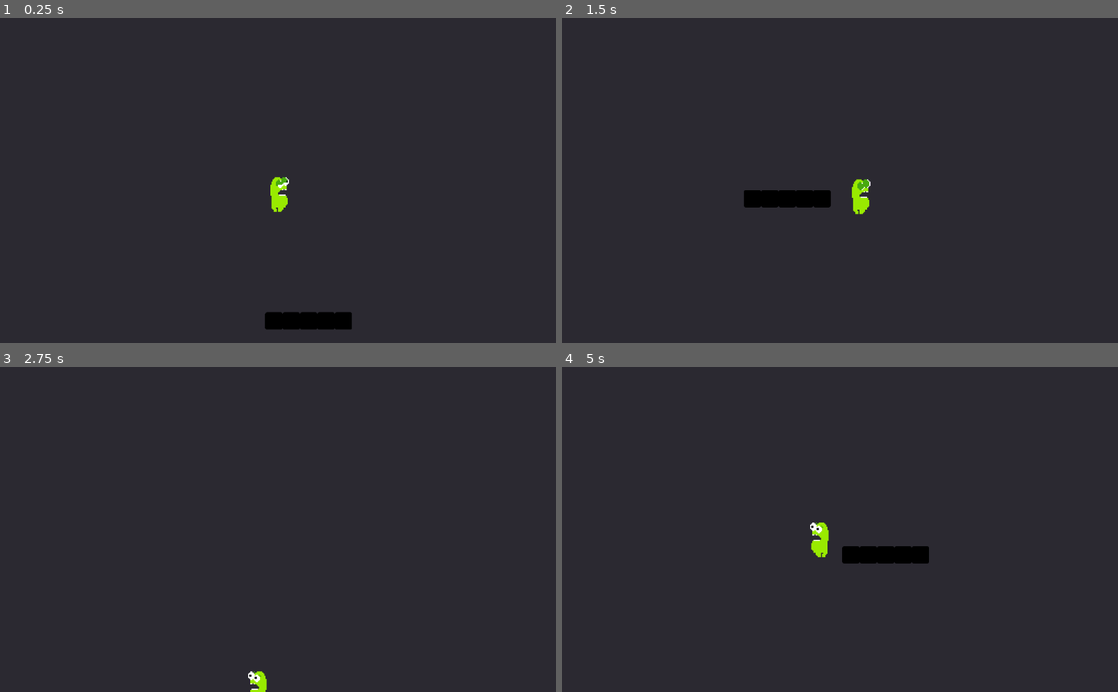
Above: before the commit, frames 1-4 (two rows, left to right).
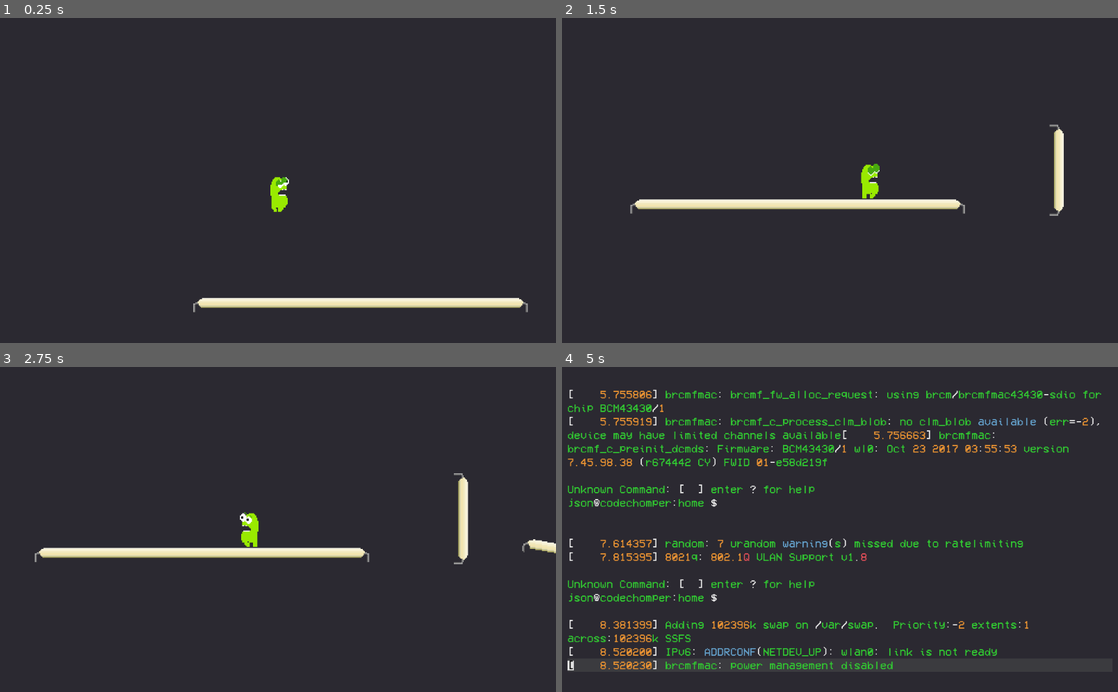
Above: after the commit, the same moments.

Repository: CodeChomper/LDJam45
Game: Godot game, scene res://Scenes/CodeChomper.tscn
Two runs of this game, one before a commit and one after it. Both use one fixed random seed, a clock stepped at 60 frames per second and the inputs below. This scene is started directly instead of the project's main scene. The engine's default icon, where the game draws it, is replaced by a stand-in: a white triangle on a blue panel in a dark square.
Inputs (mouse positions are in pixels of both pictures, inside the frame that each line leads up to):
- Up to frame 1 (0.25 s): no input
- Up to frame 2 (1.5 s): tap Enter (ui_accept) at 0.5, 0.6, 0.77, 1.07 s; move the mouse to (962, 164) at 0.52 s; hold Right (ui_right) from 0.53 s (still down); click (962, 164) at 0.67 s; move the mouse to (728, 196) at 1.27 s; tap Backspace (Delete) at 1.35 s
- Up to frame 3 (2.75 s): tap Enter (ui_accept) at 1.52, 1.55, 1.82, 2.1 s; move the mouse to (333, 458) at 2.02 s; release Right (ui_right) at 2.03 s; hold Left (ui_left) from 2.03 s (still down)
- Up to frame 4 (5 s): move the mouse to (812, 594) at 2.77 s; release Left (ui_left) at 2.78 s; hold Right (ui_right) 2.78-4.28 s; tap Backspace (Delete) at 2.85, 4.35 s; click (812, 594) at 2.92 s; tap Enter (ui_accept) at 3.02, 3.05, 3.32, 3.6, 3.77, 4.07, 4.52, 4.55, 4.82 s; move the mouse to (1006, 578) at 3.52 s; tap Escape (ui_cancel) at 4.15 s; move the mouse to (673, 480) at 4.27 s; hold Left (ui_left) from 4.28 s (still down)

The runs differ from the first frame. In frame 1, 2.7% of the frame differs, in the area x 34-95%, y 86-96%; in frame 2, 3.2%; in frame 3, 3.0%; in frame 4, 9.8%, in the area x 1-97%, y 6-94%.

Commit message:
Game almost done

Diff:
--- /dev/null
+++ b/CodeChomper/Scripts/End.gd
@@ -0,0 +1,18 @@
+extends Sprite
+
+# Declare member variables here. Examples:
+# var a = 2
+# var b = "text"
+
+# Called when the node enters the scene tree for the first time.
+func _ready():
+	pass # Replace with function body.
+
+# Called every frame. 'delta' is the elapsed time since the previous frame.
+#func _process(delta):
+#	pass
+
+
+func _on_Area2D_area_entered(area):
+	print("game over")
+	pass # Replace with function body.
--- /dev/null
+++ b/CodeChomper/Scripts/EndGame.gd
@@ -0,0 +1,5 @@
+extends RichTextLabel
+
+func _input(event):
+	if Input.is_action_pressed("ui_cancel"):
+		Global.goto_scene("res://Scenes/Console.tscn")
--- a/CodeChomper/Scripts/Player.gd
+++ b/CodeChomper/Scripts/Player.gd
@@ -2,8 +2,8 @@
 
 # https://youtu.be/BfQGXtlmE7k?t=324
 const GRAVITY = 20
-const SPEED = 200
-const JUMP_HEIGHT = -500
+const SPEED = 300
+const JUMP_HEIGHT = -600
 const UP = Vector2(0,-1)
 var motion = Vector2()
 var anim
@@ -12,6 +12,13 @@
 	print("ready")
 	anim = get_node("ChomperSprite")
 	anim.play()
+
+func _input(event):
+	if Input.is_action_just_pressed("ui_cancel"):
+		print("going back to console")
+		Global.goto_scene("res://Scenes/Console.tscn")
+
+
 
 func _physics_process(delta):
 	motion.y += GRAVITY
@@ -50,3 +57,7 @@
 
 	motion = move_and_slide(motion, UP)
 	pass
+
+func _on_Area2D_area_entered(area):
+	yield(get_tree().create_timer(0.4),"timeout")
+	queue_free()
--- a/Scenes/CodeChomper.tscn
+++ b/Scenes/CodeChomper.tscn
@@ -1,33 +1,40 @@
-[gd_scene load_steps=19 format=2]
-
-[ext_resource path="res://CodeChomper/Scripts/Player.gd" type="Script" id=1]
-[ext_resource path="res://CodeChomper/Images/Chomper1.png" type="Texture" id=2]
-[ext_resource path="res://CodeChomper/Images/Chomper2.png" type="Texture" id=3]
-[ext_resource path="res://CodeChomper/Images/Chomper3.png" type="Texture" id=4]
-[ext_resource path="res://CodeChomper/Images/Chomper4.png" type="Texture" id=5]
-[ext_resource path="res://CodeChomper/Images/Chomper5.png" type="Texture" id=6]
-[ext_resource path="res://CodeChomper/Images/Chomper6.png" type="Texture" id=7]
-[ext_resource path="res://CodeChomper/Images/ChomperEyeLids1.png" type="Texture" id=8]
-[ext_resource path="res://CodeChomper/Images/ChomperEyeLids2.png" type="Texture" id=9]
-[ext_resource path="res://CodeChomper/Images/ChomperEyeLids3.png" type="Texture" id=10]
-[ext_resource path="res://CodeChomper/Images/ChomperEyeLids4.png" type="Texture" id=11]
-[ext_resource path="res://CodeChomper/Images/ChomperEyeLids5.png" type="Texture" id=12]
-[ext_resource path="res://CodeChomper/Scripts/EyeLids.gd" type="Script" id=13]
-[ext_resource path="res://icon.png" type="Texture" id=14]
+[gd_scene load_steps=34 format=2]
+
+[ext_resource path="res://CodeChomper/Images/Checkers.png" type="Texture" id=1]
+[ext_resource path="res://CodeChomper/Scripts/End.gd" type="Script" id=2]
+[ext_resource path="res://CodeChomper/Scripts/Player.gd" type="Script" id=3]
+[ext_resource path="res://CodeChomper/Images/Chomper1.png" type="Texture" id=4]
+[ext_resource path="res://CodeChomper/Images/Chomper2.png" type="Texture" id=5]
+[ext_resource path="res://CodeChomper/Images/Chomper3.png" type="Texture" id=6]
+[ext_resource path="res://CodeChomper/Images/Chomper4.png" type="Texture" id=7]
+[ext_resource path="res://CodeChomper/Images/Chomper5.png" type="Texture" id=8]
+[ext_resource path="res://CodeChomper/Images/Chomper6.png" type="Texture" id=9]
+[ext_resource path="res://CodeChomper/Images/ChomperEyeLids1.png" type="Texture" id=10]
+[ext_resource path="res://CodeChomper/Images/ChomperEyeLids2.png" type="Texture" id=11]
+[ext_resource path="res://CodeChomper/Images/ChomperEyeLids3.png" type="Texture" id=12]
+[ext_resource path="res://CodeChomper/Images/ChomperEyeLids4.png" type="Texture" id=13]
+[ext_resource path="res://CodeChomper/Images/ChomperEyeLids5.png" type="Texture" id=14]
+[ext_resource path="res://CodeChomper/Scripts/EyeLids.gd" type="Script" id=15]
+[ext_resource path="res://CodeChomper/Images/TubeTiles.png" type="Texture" id=16]
+[ext_resource path="res://Fonts/VCR.ttf" type="DynamicFontData" id=17]
+[ext_resource path="res://CodeChomper/Scripts/EndGame.gd" type="Script" id=18]
+
+[sub_resource type="RectangleShape2D" id=13]
+extents = Vector2( 128, 128 )
 
 [sub_resource type="SpriteFrames" id=1]
 animations = [ {
-"frames": [ ExtResource( 2 ), ExtResource( 3 ), ExtResource( 4 ), ExtResource( 5 ) ],
+"frames": [ ExtResource( 4 ), ExtResource( 5 ), ExtResource( 6 ), ExtResource( 7 ) ],
 "loop": true,
 "name": "Walking",
 "speed": 10.0
 }, {
-"frames": [ ExtResource( 4 ) ],
+"frames": [ ExtResource( 6 ) ],
 "loop": true,
 "name": "Jumping",
 "speed": 5.0
 }, {
-"frames": [ ExtResource( 6 ), ExtResource( 7 ) ],
+"frames": [ ExtResource( 8 ), ExtResource( 9 ) ],
 "loop": true,
 "name": "Standing",
 "speed": 5.0
@@ -35,27 +42,181 @@
 
 [sub_resource type="SpriteFrames" id=4]
 animations = [ {
-"frames": [ ExtResource( 8 ), ExtResource( 9 ), ExtResource( 10 ), ExtResource( 11 ), ExtResource( 12 ), ExtResource( 11 ), ExtResource( 10 ), ExtResource( 9 ), ExtResource( 8 ) ],
+"frames": [ ExtResource( 10 ), ExtResource( 11 ), ExtResource( 12 ), ExtResource( 13 ), ExtResource( 14 ), ExtResource( 13 ), ExtResource( 12 ), ExtResource( 11 ), ExtResource( 10 ) ],
 "loop": false,
 "name": "Blink",
 "speed": 10.0
 } ]
 
+[sub_resource type="CapsuleShape2D" id=14]
+radius = 8.19678
+height = 18.0022
+
 [sub_resource type="CapsuleShape2D" id=2]
 radius = 14.3703
 height = 39.6403
 
-[sub_resource type="RectangleShape2D" id=3]
-extents = Vector2( 31.8986, 31.8961 )
+[sub_resource type="ConvexPolygonShape2D" id=6]
+points = PoolVector2Array( 28, 22, 64, 22, 64, 40, 26, 40, 22, 40, 22, 22 )
+
+[sub_resource type="ConvexPolygonShape2D" id=7]
+points = PoolVector2Array( 0, 22, 64, 22, 64, 40, 0, 40 )
+
+[sub_resource type="ConvexPolygonShape2D" id=8]
+points = PoolVector2Array( 36, 22, 42, 22, 42, 40, 38, 40, 0, 40, 0, 22 )
+
+[sub_resource type="ConvexPolygonShape2D" id=9]
+points = PoolVector2Array( 26, 8, 34, 6, 64, 12, 64, 30, 28, 24, 26, 18 )
+
+[sub_resource type="ConvexPolygonShape2D" id=10]
+points = PoolVector2Array( 0, 12, 64, 22, 64, 40, 0, 30 )
+
+[sub_resource type="ConvexPolygonShape2D" id=11]
+points = PoolVector2Array( 0, 22, 64, 12, 64, 30, 0, 40 )
+
+[sub_resource type="ConvexPolygonShape2D" id=12]
+points = PoolVector2Array( 30, 6, 38, 8, 36, 24, 0, 30, 0, 12 )
+
+[sub_resource type="TileSet" id=5]
+0/name = "TubeTiles.png 0"
+0/texture = ExtResource( 16 )
+0/tex_offset = Vector2( 0, 0 )
+0/modulate = Color( 1, 1, 1, 1 )
+0/region = Rect2( 64, 0, 64, 64 )
+0/tile_mode = 0
+0/occluder_offset = Vector2( 0, 0 )
+0/navigation_offset = Vector2( 0, 0 )
+0/shapes = [ {
+"autotile_coord": Vector2( 0, 0 ),
+"one_way": false,
+"one_way_margin": 1.0,
+"shape": SubResource( 6 ),
+"shape_transform": Transform2D( 1, 0, 0, 1, 0, 0 )
+} ]
+0/z_index = 0
+1/name = "TubeTiles.png 1"
+1/texture = ExtResource( 16 )
+1/tex_offset = Vector2( 0, 0 )
+1/modulate = Color( 1, 1, 1, 1 )
+1/region = Rect2( 128, 0, 64, 64 )
+1/tile_mode = 0
+1/occluder_offset = Vector2( 0, 0 )
+1/navigation_offset = Vector2( 0, 0 )
+1/shapes = [ {
+"autotile_coord": Vector2( 0, 0 ),
+"one_way": false,
+"one_way_margin": 1.0,
+"shape": SubResource( 7 ),
+"shape_transform": Transform2D( 1, 0, 0, 1, 0, 0 )
+} ]
+1/z_index = 0
+2/name = "TubeTiles.png 2"
+2/texture = ExtResource( 16 )
+2/tex_offset = Vector2( 0, 0 )
+2/modulate = Color( 1, 1, 1, 1 )
+2/region = Rect2( 192, 0, 64, 64 )
+2/tile_mode = 0
+2/occluder_offset = Vector2( 0, 0 )
+2/navigation_offset = Vector2( 0, 0 )
+2/shapes = [ {
+"autotile_coord": Vector2( 0, 0 ),
+"one_way": false,
+"one_way_margin": 1.0,
+"shape": SubResource( 8 ),
+"shape_transform": Transform2D( 1, 0, 0, 1, 0, 0 )
+} ]
+2/z_index = 0
+3/name = "TubeTiles.png 3"
+3/texture = ExtResource( 16 )
+3/tex_offset = Vector2( 0, 0 )
+3/modulate = Color( 1, 1, 1, 1 )
+3/region = Rect2( 256, 0, 64, 64 )
+3/tile_mode = 0
+3/occluder_offset = Vector2( 0, 0 )
+3/navigation_offset = Vector2( 0, 0 )
+3/shapes = [ {
+"autotile_coord": Vector2( 0, 0 ),
+"one_way": false,
+"one_way_margin": 1.0,
+"shape": SubResource( 9 ),
+"shape_transform": Transform2D( 1, 0, 0, 1, 0, 0 )
+} ]
+3/z_index = 0
+4/name = "TubeTiles.png 4"
+4/texture = ExtResource( 16 )
+4/tex_offset = Vector2( 0, 0 )
+4/modulate = Color( 1, 1, 1, 1 )
+4/region = Rect2( 320, 0, 64, 64 )
+4/tile_mode = 0
+4/occluder_offset = Vector2( 0, 0 )
+4/navigation_offset = Vector2( 0, 0 )
+4/shapes = [ {
+"autotile_coord": Vector2( 0, 0 ),
+"one_way": false,
+"one_way_margin": 1.0,
+"shape": SubResource( 10 ),
+"shape_transform": Transform2D( 1, 0, 0, 1, 0, 0 )
+} ]
+4/z_index = 0
+5/name = "TubeTiles.png 5"
+5/texture = ExtResource( 16 )
+5/tex_offset = Vector2( 0, 0 )
+5/modulate = Color( 1, 1, 1, 1 )
+5/region = Rect2( 384, 0, 64, 64 )
+5/tile_mode = 0
+5/occluder_offset = Vector2( 0, 0 )
+5/navigation_offset = Vector2( 0, 0 )
+5/shapes = [ {
+"autotile_coord": Vector2( 0, 0 ),
+"one_way": false,
+"one_way_margin": 1.0,
+"shape": SubResource( 11 ),
+"shape_transform": Transform2D( 1, 0, 0, 1, 0, 0 )
+} ]
+5/z_index = 0
+6/name = "TubeTiles.png 6"
+6/texture = ExtResource( 16 )
+6/tex_offset = Vector2( 0, 0 )
+6/modulate = Color( 1, 1, 1, 1 )
+6/region = Rect2( 448, 0, 64, 64 )
+6/tile_mode = 0
+6/occluder_offset = Vector2( 0, 0 )
+6/navigation_offset = Vector2( 0, 0 )
+6/shapes = [ {
+"autotile_coord": Vector2( 0, 0 ),
+"one_way": false,
+"one_way_margin": 1.0,
+"shape": SubResource( 12 ),
+"shape_transform": Transform2D( 1, 0, 0, 1, 0, 0 )
+} ]
+6/z_index = 0
+
+[sub_resource type="DynamicFont" id=15]
+font_data = ExtResource( 17 )
+
+[sub_resource type="DynamicFont" id=16]
+size = 24
+font_data = ExtResource( 17 )
 
 [node name="Node2D" type="Node2D"]
 
+[node name="Area2D" type="Area2D" parent="."]
+editor/display_folded = true
+position = Vector2( 4859.33, 670.005 )
+
+[node name="End" type="Sprite" parent="Area2D"]
+position = Vector2( 0.000244141, 3.05176e-005 )
+scale = Vector2( 3.25, 3.5 )
+texture = ExtResource( 1 )
+script = ExtResource( 2 )
+
+[node name="CollisionShape2D" type="CollisionShape2D" parent="Area2D"]
+shape = SubResource( 13 )
+
 [node name="KinematicBody2D" type="KinematicBody2D" parent="."]
-position = Vector2( 103.536, 46.2689 )
-script = ExtResource( 1 )
-__meta__ = {
-"_edit_group_": true
-}
+editor/display_folded = true
+position = Vector2( 1698.86, 364.274 )
+script = ExtResource( 3 )
 
 [node name="ChomperSprite" type="AnimatedSprite" parent="KinematicBody2D"]
 scale = Vector2( 2, 2 )
@@ -67,13 +228,18 @@
 frames = SubResource( 4 )
 animation = "Blink"
 frame = 3
-script = ExtResource( 13 )
+script = ExtResource( 15 )
 __meta__ = {
 "_edit_group_": true
 }
 
 [node name="Timer" type="Timer" parent="KinematicBody2D/ChomperSprite/EyeLids"]
 autostart = true
+
+[node name="Area2D" type="Area2D" parent="KinematicBody2D/ChomperSprite"]
+
+[node name="CollisionShape2D" type="CollisionShape2D" parent="KinematicBody2D/ChomperSprite/Area2D"]
+shape = SubResource( 14 )
 
 [node name="CollisionShape2D" type="CollisionShape2D" parent="KinematicBody2D"]
 shape = SubResource( 2 )
@@ -88,76 +254,23 @@
 editor_draw_limits = true
 editor_draw_drag_margin = true
 
-[node name="Level" type="Node" parent="."]
-editor/display_folded = true
-
-[node name="StaticBody2D" type="StaticBody2D" parent="Level"]
-position = Vector2( 96, 320 )
-scale = Vector2( 0.5, 0.5 )
-__meta__ = {
-"_edit_group_": true
-}
-
-[node name="Sprite" type="Sprite" parent="Level/StaticBody2D"]
-modulate = Color( 0, 0, 0, 1 )
-texture = ExtResource( 14 )
-
-[node name="CollisionShape2D" type="CollisionShape2D" parent="Level/StaticBody2D"]
-shape = SubResource( 3 )
-
-[node name="StaticBody2D2" type="StaticBody2D" parent="Level"]
-position = Vector2( 128, 320 )
-scale = Vector2( 0.5, 0.5 )
-__meta__ = {
-"_edit_group_": true
-}
-
-[node name="Sprite" type="Sprite" parent="Level/StaticBody2D2"]
-modulate = Color( 0, 0, 0, 1 )
-texture = ExtResource( 14 )
-
-[node name="CollisionShape2D" type="CollisionShape2D" parent="Level/StaticBody2D2"]
-shape = SubResource( 3 )
-
-[node name="StaticBody2D3" type="StaticBody2D" parent="Level"]
-position = Vector2( 160, 320 )
-scale = Vector2( 0.5, 0.5 )
-__meta__ = {
-"_edit_group_": true
-}
-
-[node name="Sprite" type="Sprite" parent="Level/StaticBody2D3"]
-modulate = Color( 0, 0, 0, 1 )
-texture = ExtResource( 14 )
-
-[node name="CollisionShape2D" type="CollisionShape2D" parent="Level/StaticBody2D3"]
-shape = SubResource( 3 )
-
-[node name="StaticBody2D4" type="StaticBody2D" parent="Level"]
-position = Vector2( 192, 320 )
-scale = Vector2( 0.5, 0.5 )
-__meta__ = {
-"_edit_group_": true
-}
-
-[node name="Sprite" type="Sprite" parent="Level/StaticBody2D4"]
-modulate = Color( 0, 0, 0, 1 )
-texture = ExtResource( 14 )
-
-[node name="CollisionShape2D" type="CollisionShape2D" parent="Level/StaticBody2D4"]
-shape = SubResource( 3 )
-
-[node name="StaticBody2D5" type="StaticBody2D" parent="Level"]
-position = Vector2( 224, 320 )
-scale = Vector2( 0.5, 0.5 )
-__meta__ = {
-"_edit_group_": true
-}
-
-[node name="Sprite" type="Sprite" parent="Level/StaticBody2D5"]
-modulate = Color( 0, 0, 0, 1 )
-texture = ExtResource( 14 )
-
-[node name="CollisionShape2D" type="CollisionShape2D" parent="Level/StaticBody2D5"]
-shape = SubResource( 3 )
+[node name="TileMap" type="TileMap" parent="."]
+position = Vector2( 1595.33, 318.005 )
+tile_set = SubResource( 5 )
+format = 1
+tile_data = PoolIntArray( 131083, -1610612736, 0, 131103, 0, 0, 131104, 1, 0, 131105, 5, 0, 131106, 4, 0, 131107, 5, 0, 131108, 6, 0, 196619, -1610612735, 0, 196627, 0, 0, 196628, 5, 0, 196629, 6, 0, 196633, 3, 0, 196634, 4, 0, 196635, 5, 0, 196636, 6, 0, 327679, 0, 0, 262144, 1, 0, 262145, 1, 0, 262146, 1, 0, 262147, 1, 0, 262148, 1, 0, 262149, 1, 0, 262150, 1, 0, 262151, 1, 0, 262152, 2, 0, 262155, -1610612734, 0, 262157, 3, 0, 262158, 4, 0, 262159, 5, 0, 262160, 6, 0, 393258, 0, 0, 393259, 1, 0, 393260, 5, 0, 393261, 6, 0 )
+
+[node name="RichTextLabel" type="RichTextLabel" parent="."]
+margin_left = 170.106
+margin_top = 76.2798
+margin_right = 885.106
+margin_bottom = 371.28
+custom_fonts/mono_font = SubResource( 15 )
+custom_fonts/normal_font = SubResource( 16 )
+text = "
+I couldn't make a fun platformer in such a short time. I also couldn't make if fit the stupid theme “start with nothing”. So I built a fantasy Linux-ish OS starting from nothing to launch my lame platformer. I have lost so much sleep this weekend I am giving up game jams and burring my computer in the backyard…..
+
+Hit esc to return to the console."
+script = ExtResource( 18 )
+[connection signal="area_entered" from="Area2D" to="KinematicBody2D" method="_on_Area2D_area_entered"]
 [connection signal="timeout" from="KinematicBody2D/ChomperSprite/EyeLids/Timer" to="KinematicBody2D/ChomperSprite/EyeLids" method="_on_Timer_timeout"]
--- a/Scripts/Console.gd
+++ b/Scripts/Console.gd
@@ -216,9 +216,16 @@
 				else:
 					self.insert_text_at_cursor("File doesn't exist\n")
 				add_user_path()
+			elif cur_path == "home/games":
+				if command_parts[1] == "chomper.py":
+					Global.goto_scene("res://Scenes/CodeChomper.tscn")
+				else:
+					self.insert_text_at_cursor("File doesn't exist!\n")
+					add_user_path()
 			else:
-				add_user_path()
-				print(cur_path)
+				self.insert_text_at_cursor("File doesn't exist!\n")
+				add_user_path()
+
 			file.close()
 
 		"exit":
--- /dev/null
+++ b/Scripts/Global.gd
@@ -0,0 +1,36 @@
+extends Node
+
+var current_scene = null
+
+func _ready():
+    var root = get_tree().get_root()
+    current_scene = root.get_child(root.get_child_count() - 1)
+
+func goto_scene(path):
+    # This function will usually be called from a signal callback,
+    # or some other function in the current scene.
+    # Deleting the current scene at this point is
+    # a bad idea, because it may still be executing code.
+    # This will result in a crash or unexpected behavior.
+
+    # The solution is to defer the load to a later time, when
+    # we can be sure that no code from the current scene is running:
+
+    call_deferred("_deferred_goto_scene", path)
+
+
+func _deferred_goto_scene(path):
+    # It is now safe to remove the current scene
+    current_scene.free()
+
+    # Load the new scene.
+    var s = ResourceLoader.load(path)
+
+    # Instance the new scene.
+    current_scene = s.instance()
+
+    # Add it to the active scene, as child of root.
+    get_tree().get_root().add_child(current_scene)
+
+    # Optionally, to make it compatible with the SceneTree.change_scene() API.
+    get_tree().set_current_scene(current_scene)
--- a/project.godot
+++ b/project.godot
@@ -18,6 +18,10 @@
 config/name="LD45_StartWithNothing"
 run/main_scene="res://Scenes/Console.tscn"
 config/icon="res://icon.png"
+
+[autoload]
+
+Global="*res://Scripts/Global.gd"
 
 [input]
 
Binary file added: CodeChomper/Images/Checkers.png
Not shown, added: CodeChomper/Images/Checkers.png.import
Binary file added: CodeChomper/Images/TubeTiles.png
Not shown, added: CodeChomper/Images/TubeTiles.png.import
